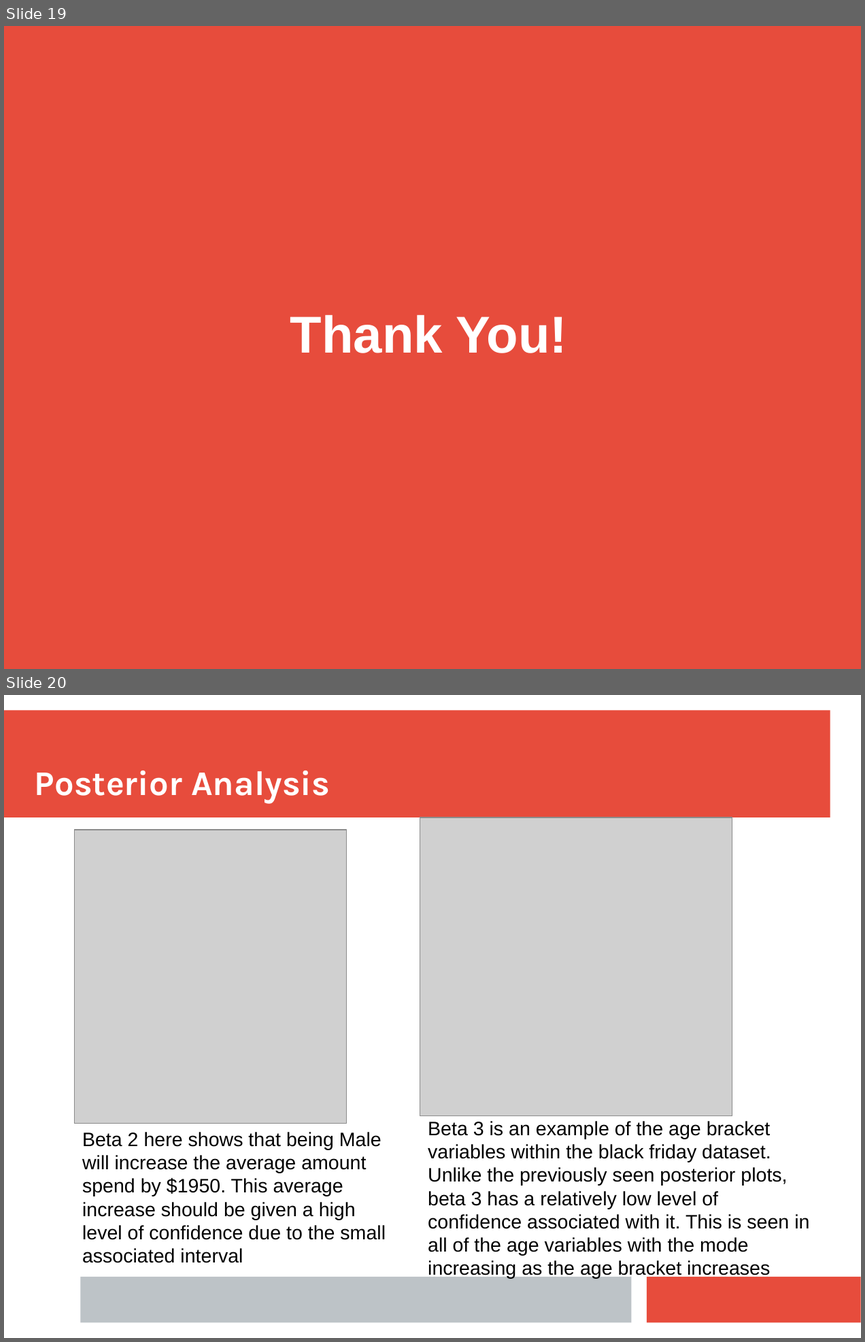
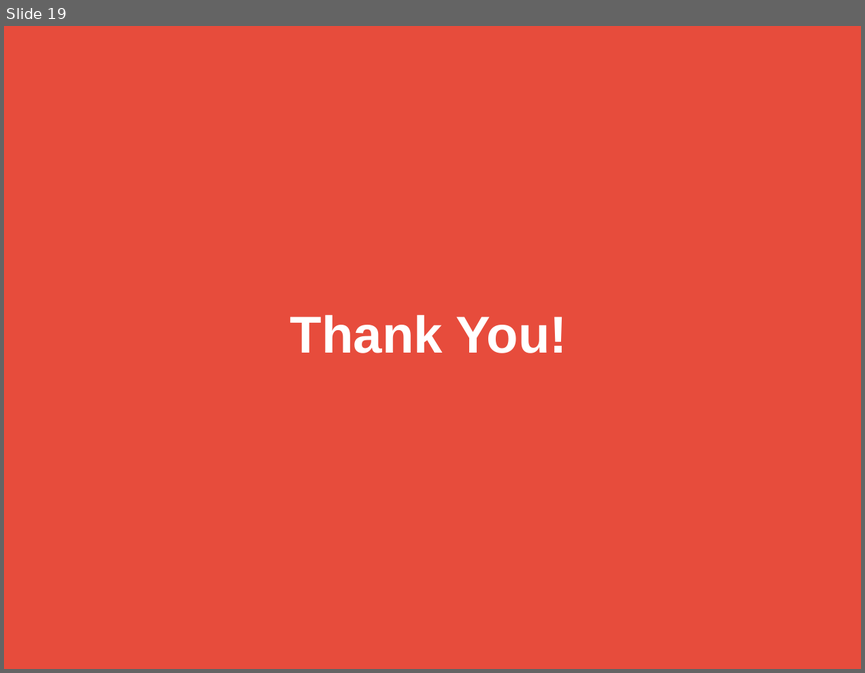
Before and after one commit to tim-kirkbride/BayesianAssignment, a slide deck: Presentation.pptx. Shown one above the other, each under a label of ours: slides 19 and 20 before the commit, slide 19 after it. The pictures are 865x1342 and 865x673 pixels, drawn with LibreOffice and Linux fonts; fonts in the diff are those of the drawing; grey boxes stand for pictures. Boxes give left, top, right and bottom in pixels: in the first picture for what was removed or moved away, otherwise in the second. Text is boxed around its words. In the diff, an @@ line names an element or a change of style, - is before the commit and + after.

```diff
--- a/Presentation.pptx
+++ b/Presentation.pptx
@@ slide 20 removed at [4, 695, 861, 1338], background #FFFFFF @@
@@ rectangle removed at [4, 711, 830, 818] @@
@@ text removed at [35, 770, 330, 803] @@
-Posterior Analysis
@@ picture removed at [75, 830, 347, 1123] @@
@@ picture removed at [420, 817, 732, 1116] @@
@@ text removed at [428, 1121, 809, 1278] @@
-Beta 3 is an example of the age bracket variables within the black friday dataset. Unlike the previously seen posterior plots, beta 3 has a relatively low level of confidence associated with it. This is seen in all of the age variables with the mode increasing as the age bracket increases
@@ text removed at [82, 1132, 385, 1263] @@
-Beta 2 here shows that being Male will increase the average amount spend by $1950. This average increase should be given a high level of confidence due to the small associated interval
@@ rectangle removed at [80, 1276, 632, 1323] @@
@@ rectangle removed at [647, 1276, 861, 1323] @@
```
Also in this commit, not shown: 2 slides changed, 1 other slide removed, 1 other file.
